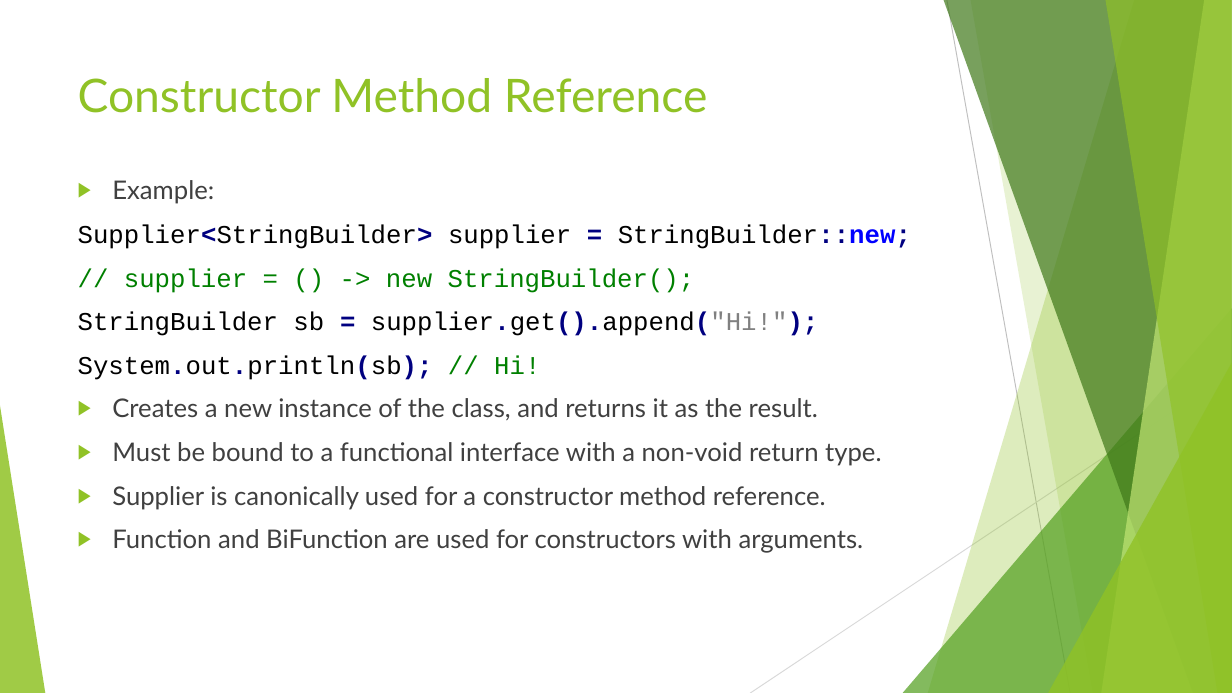
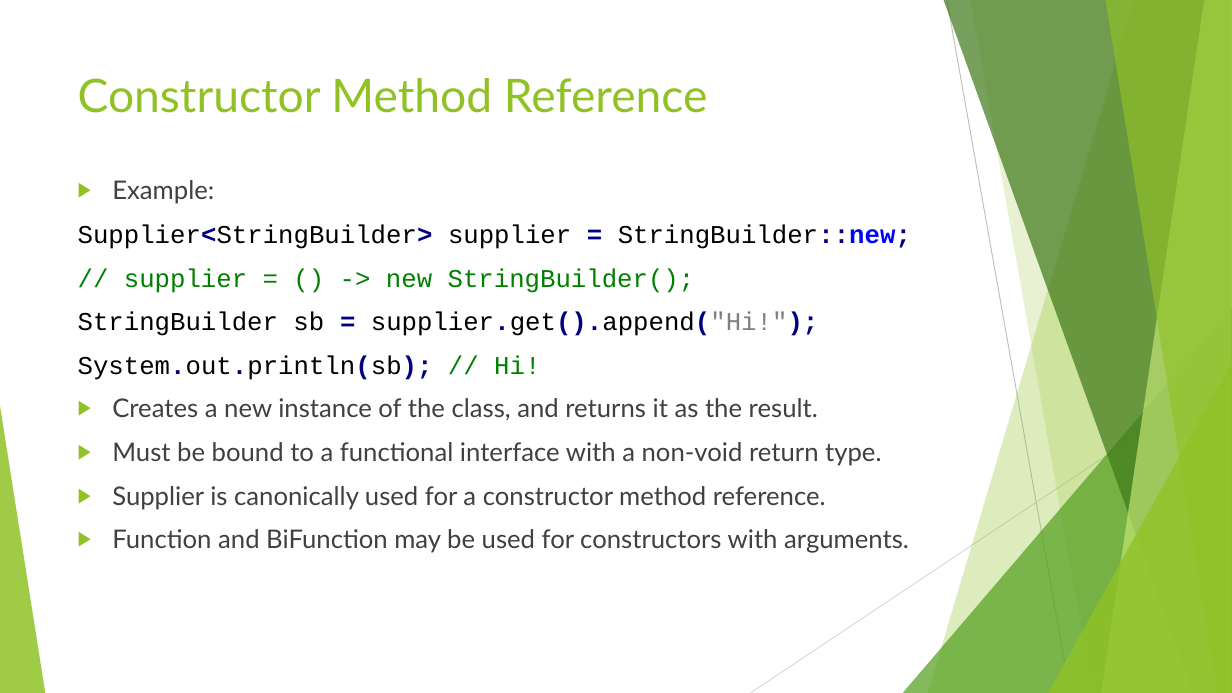
Before and after one commit to RichardRoda/2017-CodePaLOUsa-Lambda, a slide deck: slide 22 of Learning to Love the Lambda in the Stream.pptx. Drawn at 1232x693 pixels with LibreOffice and Linux fonts; fonts in the diff are those of the drawing. Boxes give left, top, right and bottom in pixels: in the first picture for what was removed or moved away, otherwise in the second. Text is boxed around its words. In the diff, an @@ line names an element or a change of style, - is before the commit and + after.

```diff
--- a/Learning to Love the Lambda in the Stream.pptx
+++ b/Learning to Love the Lambda in the Stream.pptx
@@ text at (112,529,909,553): text changed @@
-▶ Function and BiFunction are used for constructors with arguments.
+▶ Function and BiFunction may be used for constructors with arguments.
```
Also in this commit, not shown: 5 other slides changed, 1 other file.
